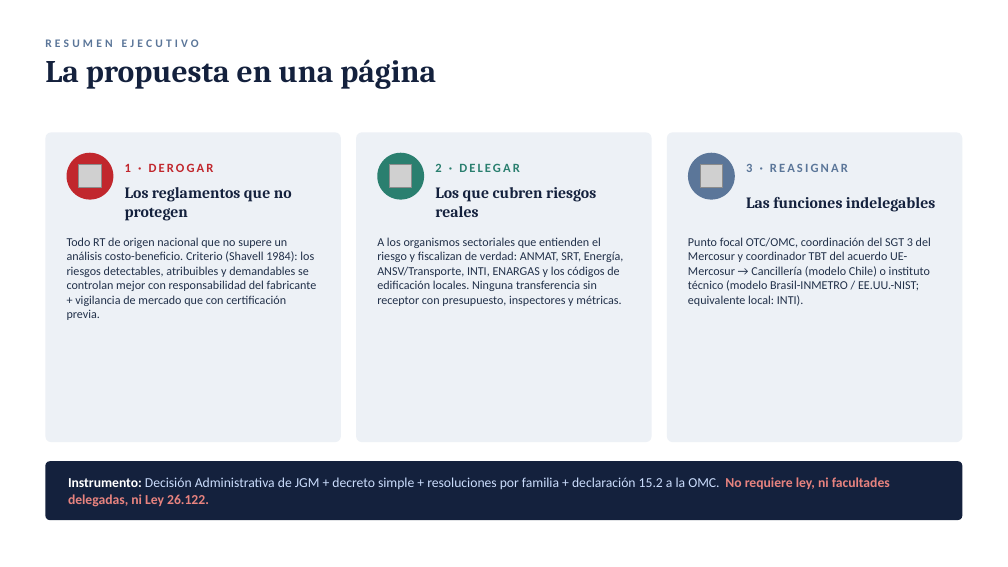
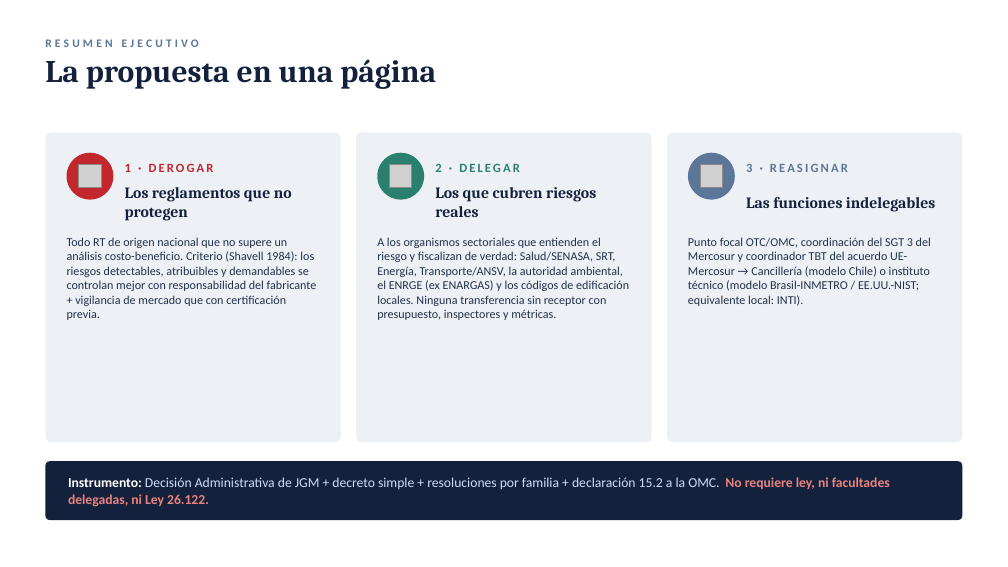
Before and after one commit to theoellmann/Reglamentaci-n-T-cnica-, a slide deck: slide 2 of presentacion/supresion-dnrt.pptx. Drawn at 1008x567 pixels with LibreOffice and Linux fonts; fonts in the diff are those of the drawing; grey boxes stand for pictures. Boxes give left, top, right and bottom in pixels: in the first picture for what was removed or moved away, otherwise in the second. Text is boxed around its words. In the diff, an @@ line names an element or a change of style, - is before the commit and + after.

```diff
--- a/presentacion/supresion-dnrt.pptx
+++ b/presentacion/supresion-dnrt.pptx
@@ text at [377,237,629,320]: text changed @@
-A los organismos sectoriales que entienden el riesgo y fiscalizan de verdad: ANMAT, SRT, Energía, ANSV/Transporte, INTI, ENARGAS y los códigos de edificación locales. Ninguna transferencia sin receptor con presupuesto, inspectores y métricas.
+A los organismos sectoriales que entienden el riesgo y fiscalizan de verdad: Salud/SENASA, SRT, Energía, Transporte/ANSV, la autoridad ambiental, el ENRGE (ex ENARGAS) y los códigos de edificación locales. Ninguna transferencia sin receptor con presupuesto, inspectores y métricas.
```
Also in this commit, not shown: 6 other slides changed, 3 other files.
